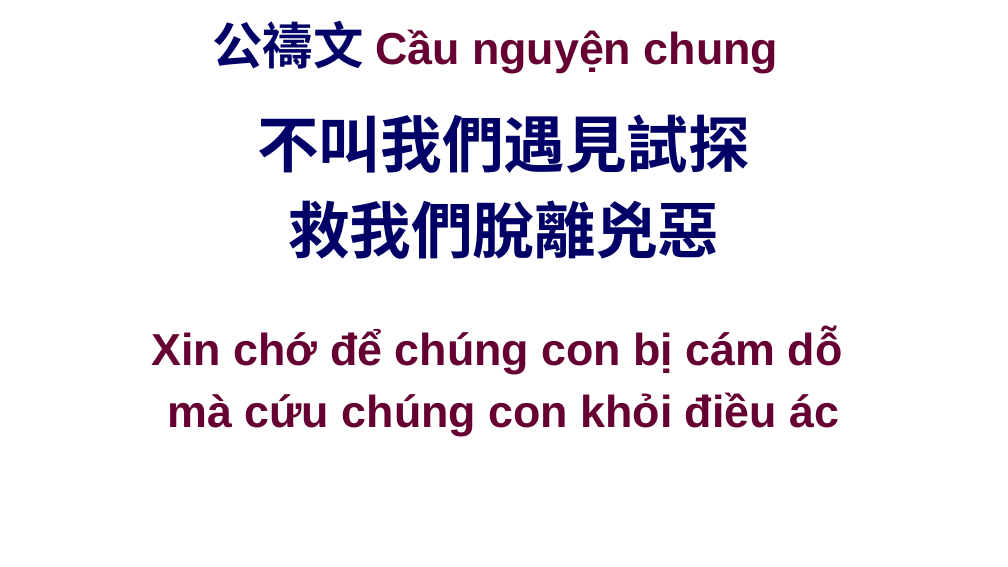
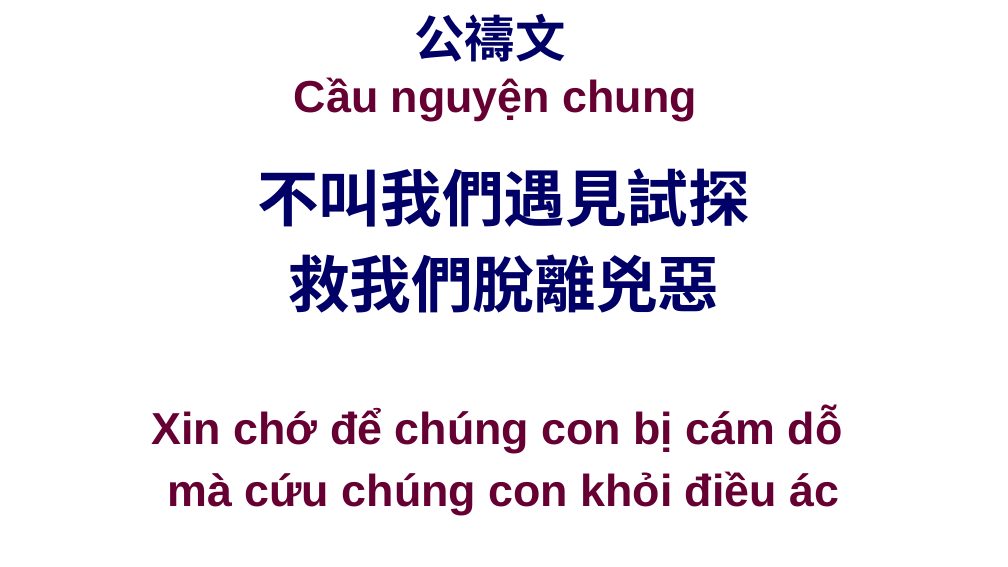
Before and after one commit to batisuoc/other-ppts, a slide deck: slide 25 of 聯合崇拜流程.pptx. Drawn at 1008x567 pixels with LibreOffice and Linux fonts; fonts in the diff are those of the drawing; background and template pictures are left out. Boxes give left, top, right and bottom in pixels: in the first picture for what was removed or moved away, otherwise in the second. Text is boxed around its words. In the diff, an @@ line names an element or a change of style, - is before the commit and + after.

```diff
--- a/聯合崇拜流程.pptx
+++ b/聯合崇拜流程.pptx
@@ title "公禱文 Cầu nguyện chung" rewrapped from (212, 21, 778, 73) to (294, 14, 696, 121) @@
@@ text "不叫我們遇見試探" at (257, 168, 750, 313): vertical alignment top to middle @@
@@ text "不叫我們遇見試探": place and size @@
-text "不叫我們遇見試探" at (257, 114, 750, 259)
+text "不叫我們遇見試探" at (257, 168, 750, 313)
@@ text "Xin chớ để chúng con ...": place and size @@
-text "Xin chớ để chúng con ..." at (152, 330, 843, 436)
+text "Xin chớ để chúng con ..." at (152, 408, 843, 515)
@@ text "Xin chớ để chúng con ..." at (152, 408, 843, 515): vertical alignment top to middle @@
```
Also in this commit, not shown: 17 other slides changed, 3 other files.
